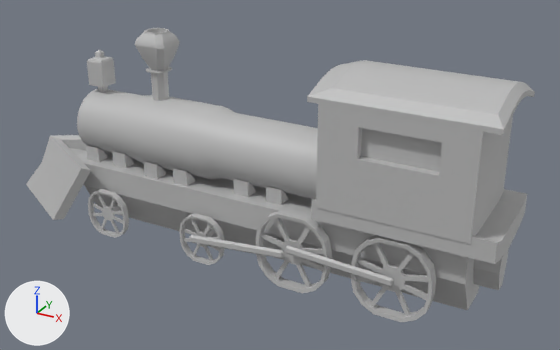
The FBX model Assets/Models/OutsideEnviro/Asset_trainOriginal.fbx, before and after one commit.
Rendered twice from a 50 mm camera at (11.52, -17.6, 11.5) aimed at (1.58, 0.49, 2.46). Every picture has the same lights, and +X, +Y and +Z are marked at lower left. Where no turn or scale is listed for an object, it has been applied to the vertices.
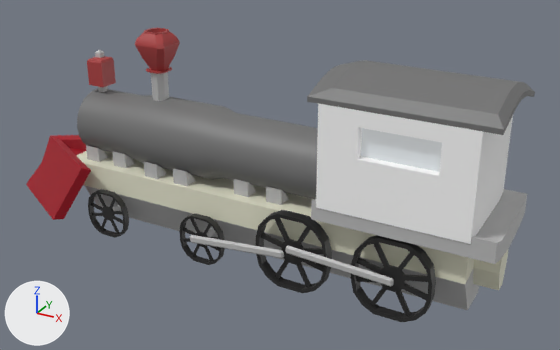
Location of each change, [x1, y1, x2, y2] in pixels of the pictures (560 x 350 px):
part 1 of me_mesh, recoloured: [77, 89, 235, 180] in both
part 2 of me_mesh, recoloured: [210, 61, 358, 199] in both
part 3 of me_mesh, recoloured: [307, 60, 532, 135] in both
part 4 of me_mesh, recoloured: [498, 82, 535, 135] in both
part 5 of me_mesh, recoloured: [87, 28, 180, 88] in both
part 6 of me_mesh, recoloured: [465, 249, 509, 290] in both
part 7 of me_mesh, recoloured: [76, 151, 173, 206] in both
part 8 of me_mesh, recoloured: [163, 175, 468, 284] in both
part 9 of me_mesh, recoloured (grey to red): [26, 135, 91, 220] in both
part 10 of me_mesh, recoloured (grey to black): [179, 210, 436, 322] in both
part 11 of me_mesh, recoloured (grey to black): [88, 189, 129, 238] in both
part 12 of me_mesh, recoloured: [316, 103, 513, 244] in both
part 13 of me_mesh, recoloured (grey to white): [361, 128, 442, 172] in both

The edits, one by one:
Material 'lambert21' (mat_lambert21) is new.
Its base color is (0.17, 0.17, 0.17) (grey #737373).
Material 'lambert24' (mat_lambert24) is new.
Its base color is (0.794, 0.785, 0.622) (white #e6e5cf).
Material 'lambert10' (mat_lambert10) is new.
Its base color is (0.0194, 0.0194, 0.0194) (black #262626).
Material 'lambert12' (mat_lambert12) is new.
Its base color is (0.381, 0.0, 0.0113) (red #a6001c).
Material 'lambert14' (mat_lambert14) is new.
Its base color is (0.414, 0.0489, 0.0489) (red #ac3e3e).
Material 'lambert3' (mat_lambert3) is new.
Its base color is (1.0, 1.0, 1.0) (white #ffffff).
Material 'lambert17' (mat_lambert17) is new.
Its base color is (0.423, 0.47, 0.5) (grey #aeb6bc).
Its emission color is (0.283, 0.283, 0.283) (grey #919191).
Its emission strength is 1.0.
me_mesh has 2148 vertices, 1980 faces and spans x -8.3..8.3, y -1.6..1.6, z 0.1..6.4.
me_mesh is used by ob_pcube100; location (0.0, 0.0, 0.0).
me_mesh part 1: 170 of the faces centred in x -5.0..0.0, y -1.1..1.1, z 2.2..4.3 switch from mat_lambert1 (grey #bcbcbc) to mat_lambert21 (grey #737373).
me_mesh part 2: 56 of the faces centred in x 1.4..3.7, y -1.3..1.4, z 2.3..6.1 switch from mat_lambert1 (grey #bcbcbc) to mat_lambert21 (grey #737373).
me_mesh part 3: 20 of the faces centred in x 5.8..6.0, y -1.5..1.5, z 5.6..6.2 switch from mat_lambert1 (grey #bcbcbc) to mat_lambert21 (grey #737373).
me_mesh part 4: 16 of the faces centred in x 8.1..8.2, y -1.3..1.4, z 5.7..6.1 switch from mat_lambert1 (grey #bcbcbc) to mat_lambert21 (grey #737373).
me_mesh part 5: 129 of the faces centred in x -4.7..-1.7, y -0.5..0.5, z 4.4..6.4 switch from mat_lambert1 (grey #bcbcbc) to mat_lambert14 (red #ac3e3e).
me_mesh part 6: 10 of the faces centred in x 7.6..8.3, y -0.7..0.7, z 1.2..2.1 switch from mat_lambert1 (grey #bcbcbc) to mat_lambert24 (white #e6e5cf).
me_mesh part 7: 7 of the faces centred in x -5.4..-3.0, y -1.1..1.0, z 1.8..2.2 switch from mat_lambert1 (grey #bcbcbc) to mat_lambert24 (white #e6e5cf).
me_mesh part 8: 3 of the faces centred in x 3.1, y -1.1..1.0, z 1.8..2.2 switch from mat_lambert1 (grey #bcbcbc) to mat_lambert24 (white #e6e5cf).
me_mesh part 9: 24 of the faces centred in x -6.7..-4.3, y -1.6..1.6, z 0.2..2.3 switch from mat_lambert1 (grey #bcbcbc) to mat_lambert12 (red #a6001c).
me_mesh part 10: 900 of the faces centred in x -0.7..6.9, y -1.5..1.4, z 0.1..2.3 switch from mat_lambert1 (grey #bcbcbc) to mat_lambert10 (black #262626).
me_mesh part 11: 300 of the faces centred in x -4.2..-2.7, y -1.4..1.3, z 0.1..1.5 switch from mat_lambert1 (grey #bcbcbc) to mat_lambert10 (black #262626).
me_mesh part 12: 70 of the faces centred in x 3.7..7.7, y -1.5..1.5, z 3.5..5.7 switch from mat_lambert1 (grey #bcbcbc) to mat_lambert3 (white #ffffff).
me_mesh part 13: all 4 faces centred in x 4.0..5.8, y -1.3..1.3, z 4.7..5.0 switch from mat_lambert1 (grey #bcbcbc) to mat_lambert17 (grey #aeb6bc).
